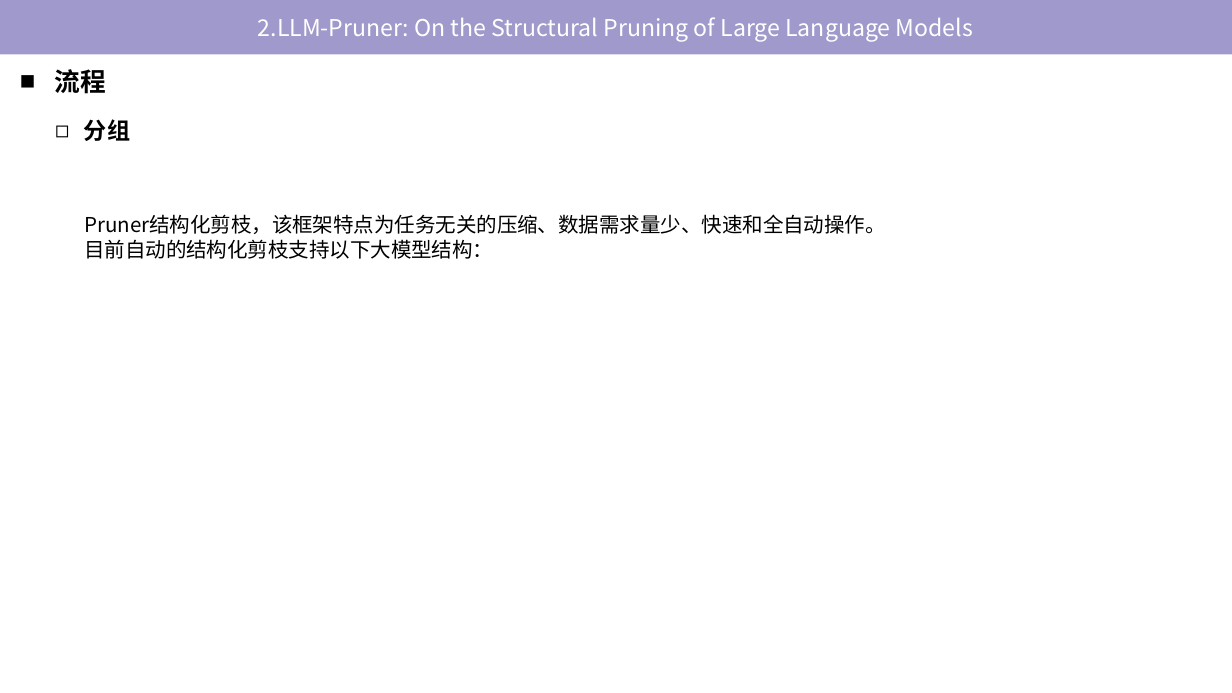
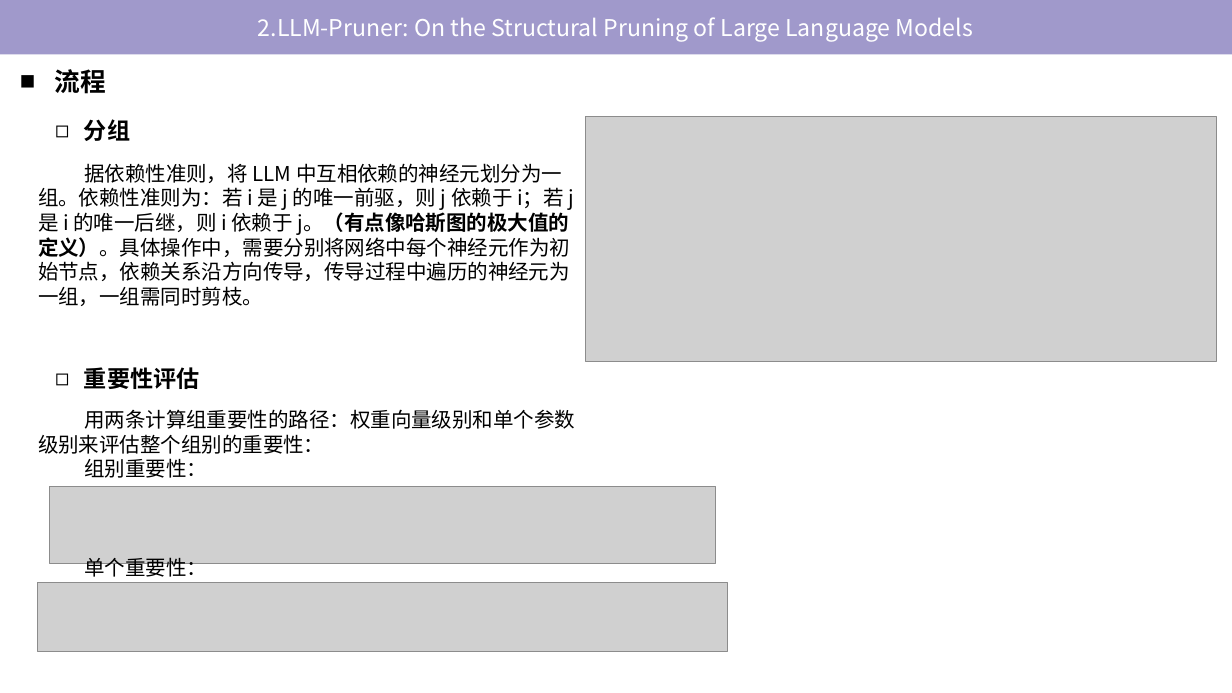
Before and after one commit to tj-messi/cv-computer-visual-tj, a slide deck: slide 10 of 0.组会记录/2024-11-14/report-2024-11-14.pptx. Drawn at 1232x693 pixels with LibreOffice and Linux fonts; fonts in the diff are those of the drawing; grey boxes stand for pictures. Boxes give left, top, right and bottom in pixels: in the first picture for what was removed or moved away, otherwise in the second. Text is boxed around its words. In the diff, an @@ line names an element or a change of style, - is before the commit and + after.

```diff
--- a/0.组会记录/2024-11-14/report-2024-11-14.pptx
+++ b/0.组会记录/2024-11-14/report-2024-11-14.pptx
@@ picture added at (586,117,1216,362) @@
@@ text at (38,163,575,580): text changed @@
-Pruner结构化剪枝，该框架特点为任务无关的压缩、数据需求量少、快速和全自动操作。
-目前自动的结构化剪枝支持以下大模型结构：
+据依赖性准则，将 LLM 中互相依赖的神经元划分为一组。依赖性准则为：若 i 是 j 的唯一前驱，则 j 依赖于 i；若 j 是 i 的唯一后继，则 i 依赖于 j。（有点像哈斯图的极大值的定义）。具体操作中，需要分别将网络中每个神经元作为初始节点，依赖关系沿方向传导，传导过程中遍历的神经元为一组，一组需同时剪枝。
+用两条计算组重要性的路径：权重向量级别和单个参数级别来评估整个组别的重要性：
+组别重要性：
+单个重要性：
@@ text added at (84,367,199,389), 18 pt, text #000000, bold @@
+◻ 重要性评估
@@ picture added at (49,486,716,563) @@
@@ picture added at (38,582,728,652) @@
```
Also in this commit, not shown: 1 other slide changed.
